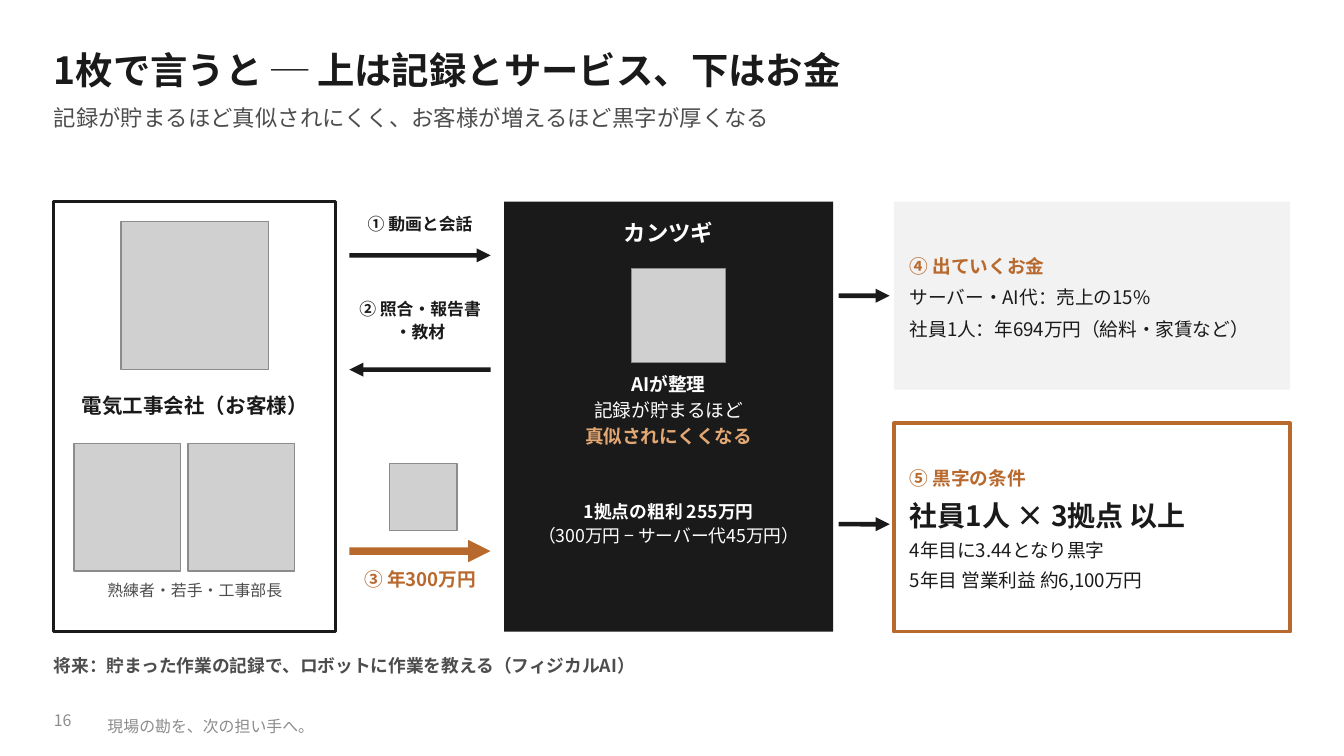
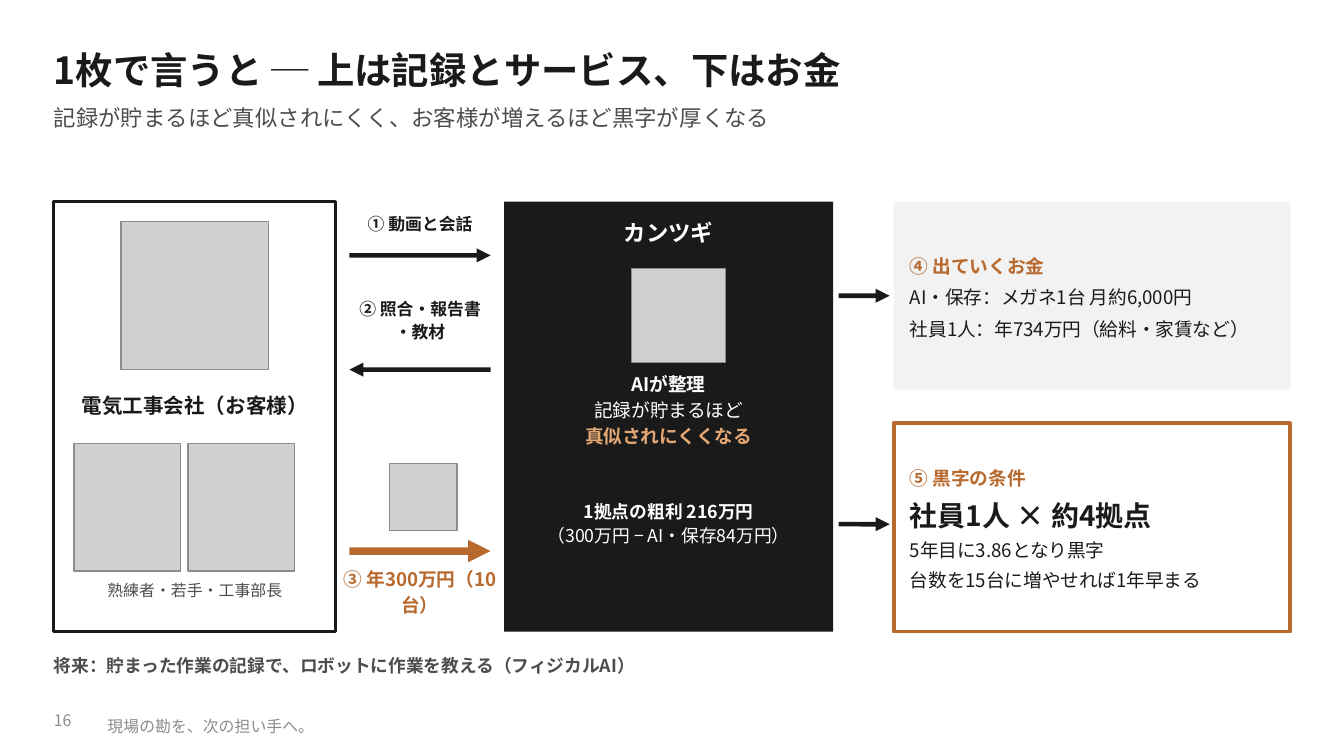
Before and after one commit to SEITOSHIKI/-ai-commute-audio-, a slide deck: slide 16 of deck/カンツギ_事業計画書_やさしい版.pptx. Drawn at 1344x756 pixels with LibreOffice and Linux fonts; fonts in the diff are those of the drawing; grey boxes stand for pictures; background and template pictures are left out. Boxes give left, top, right and bottom in pixels: in the first picture for what was removed or moved away, otherwise in the second. Text is boxed around its words. In the diff, an @@ line names an element or a change of style, - is before the commit and + after.

```diff
--- a/deck/カンツギ_事業計画書_やさしい版.pptx
+++ b/deck/カンツギ_事業計画書_やさしい版.pptx
@@ text at box(910, 288, 1249, 338): text changed @@
-サーバー・AI代：売上の15%
-社員1人：年694万円（給料・家賃など）
+AI・保存：メガネ1台 月約6,000円
+社員1人：年734万円（給料・家賃など）
@@ text at box(548, 503, 790, 544): text changed @@
-1拠点の粗利 255万円
-（300万円 − サーバー代45万円）
+1拠点の粗利 216万円
+（300万円 − AI・保存84万円）
@@ text at box(910, 502, 1201, 589): text changed @@
-社員1人 × 3拠点 以上
-4年目に3.44となり黒字
-5年目 営業利益 約6,100万円
+社員1人 × 約4拠点
+5年目に3.86となり黒字
+台数を15台に増やせれば1年早まる
@@ text at box(344, 570, 496, 588): text changed @@
-③ 年300万円
+③ 年300万円（10台）
```
Also in this commit, not shown: 12 other slides changed, 1 slide added, 1 slide removed, 33 other files.
